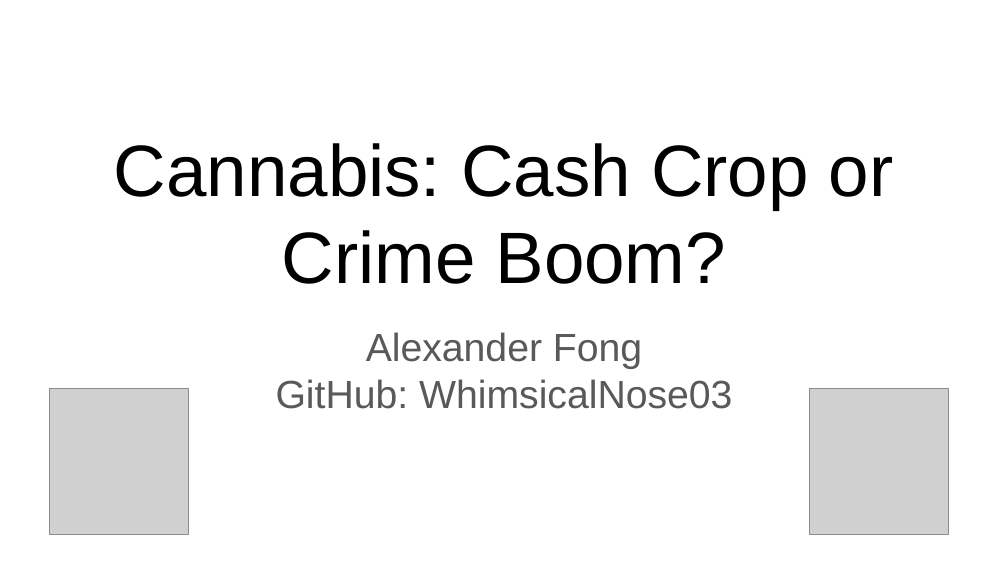
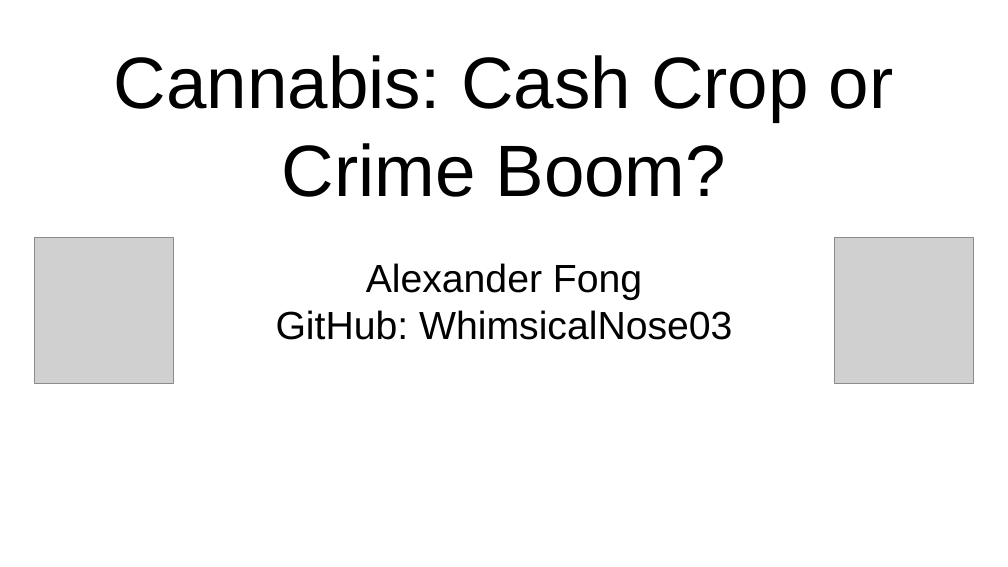
Before and after one commit to WhimsicalNose03/Cannabis-Cash-Crop-or-Crime-Boom-, a slide deck: slide 1 of Cannabis_ Cash Crop or Crime Boom_.pptx. Drawn at 1008x567 pixels with LibreOffice and Linux fonts; fonts in the diff are those of the drawing; grey boxes stand for pictures; background and template pictures are left out. Boxes give left, top, right and bottom in pixels: in the first picture for what was removed or moved away, otherwise in the second. Text is boxed around its words. In the diff, an @@ line names an element or a change of style, - is before the commit and + after.

```diff
--- a/Cannabis_ Cash Crop or Crime Boom_.pptx
+++ b/Cannabis_ Cash Crop or Crime Boom_.pptx
@@ title "Cannabis: Cash Crop or Crime ..." moved from (x1=114, y1=143, x2=894, y2=284) to (x1=114, y1=55, x2=894, y2=197) @@
@@ picture moved from (x1=49, y1=389, x2=188, y2=534) to (x1=34, y1=238, x2=173, y2=383) @@
@@ picture moved from (x1=809, y1=389, x2=949, y2=534) to (x1=835, y1=238, x2=974, y2=383) @@
@@ subtitle "Alexander Fong" moved from (x1=276, y1=332, x2=732, y2=409) to (x1=276, y1=263, x2=732, y2=340) @@
@@ subtitle "Alexander Fong" at (x1=276, y1=263, x2=732, y2=340): text colour #595959 to #000000 @@
```
Also in this commit, not shown: 2 other slides changed, 3 slides added, 5 slides removed.
